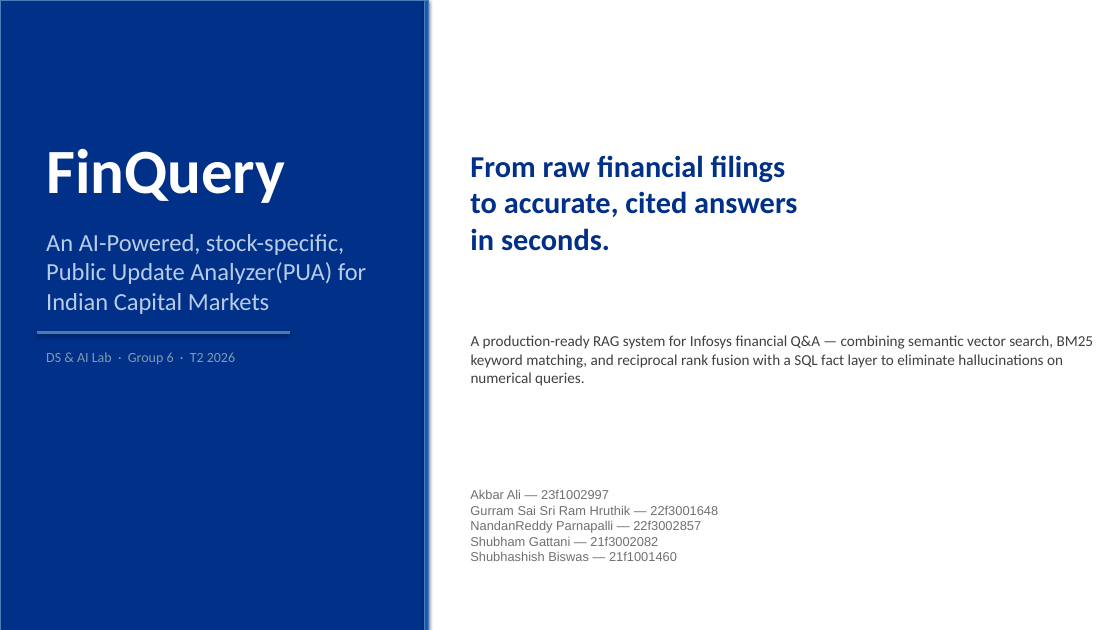
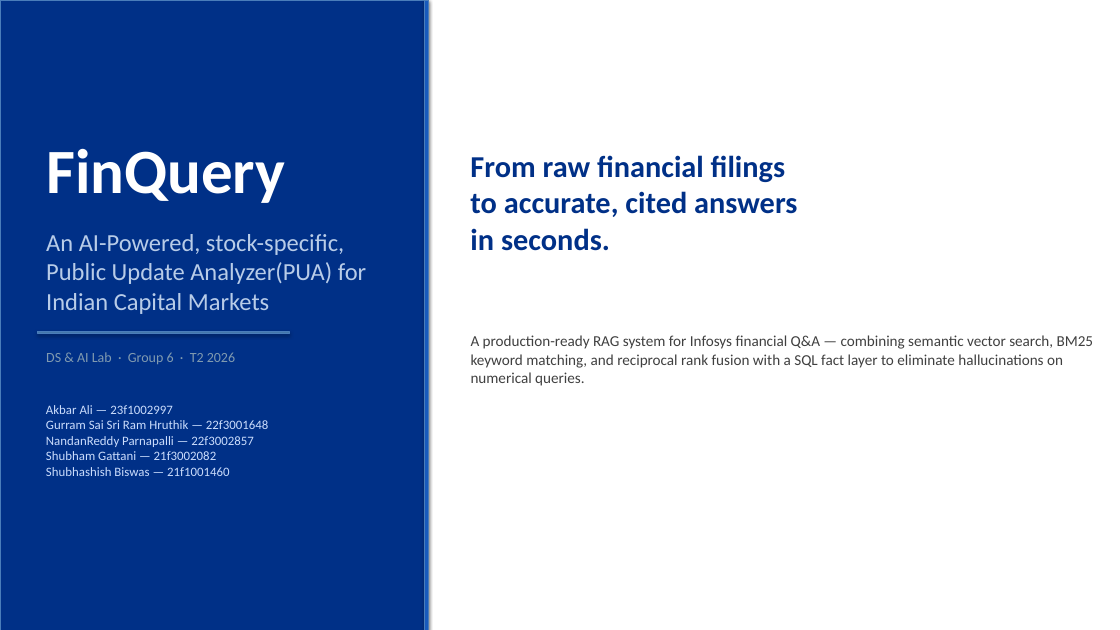
Before and after one commit to nandypi/Group-6-DS-and-AI-Lab-Project, a slide deck: slide 1 of Slides/DSAI_Team_6_Final_Presentation.pptx. Drawn at 1120x630 pixels with LibreOffice and Linux fonts; fonts in the diff are those of the drawing. Boxes give left, top, right and bottom in pixels: in the first picture for what was removed or moved away, otherwise in the second. Text is boxed around its words. In the diff, an @@ line names an element or a change of style, - is before the commit and + after.

```diff
--- a/Slides/DSAI_Team_6_Final_Presentation.pptx
+++ b/Slides/DSAI_Team_6_Final_Presentation.pptx
@@ text "Akbar Ali — 23f1002997" moved from (x1=470, y1=489, x2=718, y2=561) to (x1=46, y1=405, x2=269, y2=476) @@
@@ text "Akbar Ali — 23f1002997" at (x1=46, y1=405, x2=269, y2=476): font Arial to Calibri, text colour #707070 to #CADCFC @@
```
Also in this commit, not shown: 9 other slides changed.
